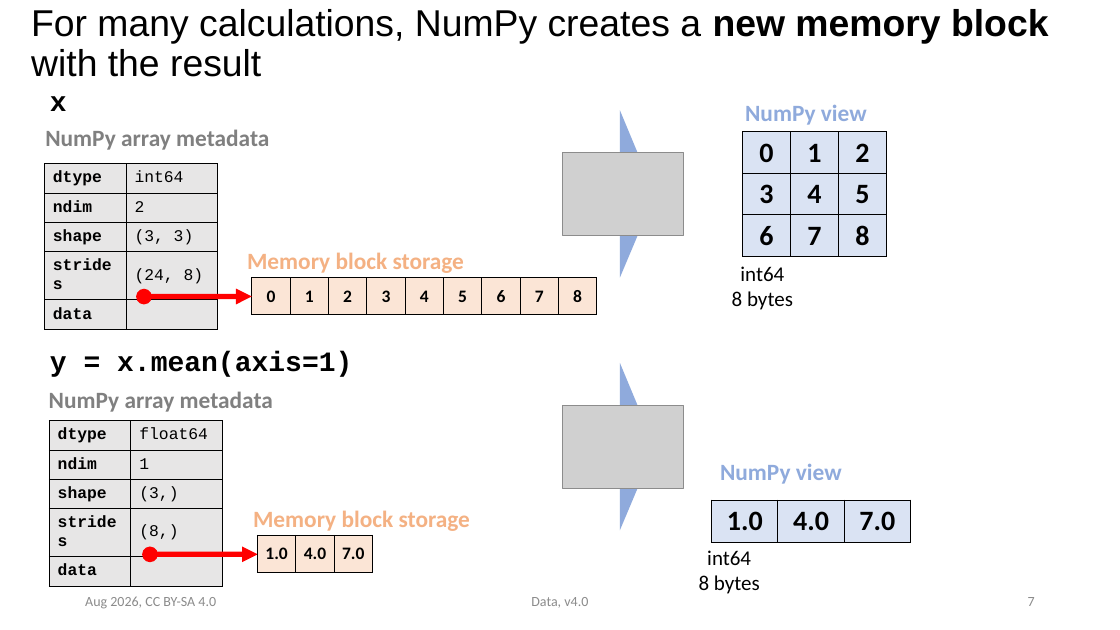
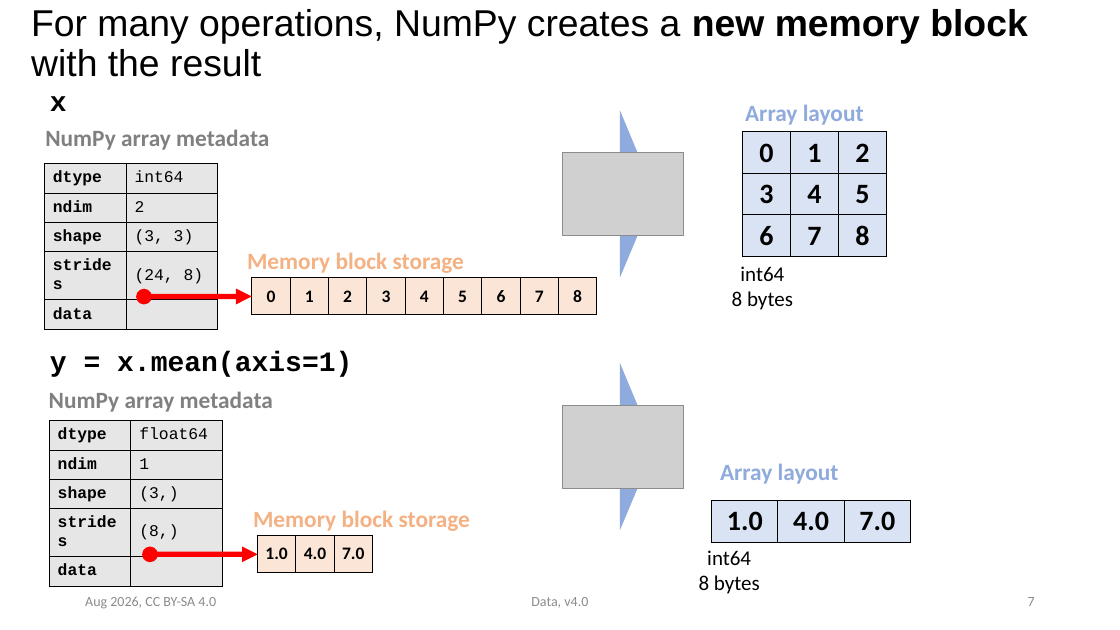
Before and after one commit to ASPP/data_class, a slide deck: slide 7 of numpy.pptx. Drawn at 1120x630 pixels with LibreOffice and Linux fonts; fonts in the diff are those of the drawing; grey boxes stand for pictures. Boxes give left, top, right and bottom in pixels: in the first picture for what was removed or moved away, otherwise in the second. Text is boxed around its words. In the diff, an @@ line names an element or a change of style, - is before the commit and + after.

Commit message:
NumPy slides iteration: physical exercise, remove "numpy view" as misleading

```diff
--- a/numpy.pptx
+++ b/numpy.pptx
@@ text at [31,9,1027,77]: text changed @@
-For many calculations, NumPy creates a new memory block with the result
+For many operations, NumPy creates a new memory block with the result
@@ text at [745,104,864,125]: text changed @@
-NumPy view
+Array layout
@@ text at [720,463,839,484]: text changed @@
-NumPy view
+Array layout
```
Also in this commit, not shown: 9 other slides changed, 1 other file.
